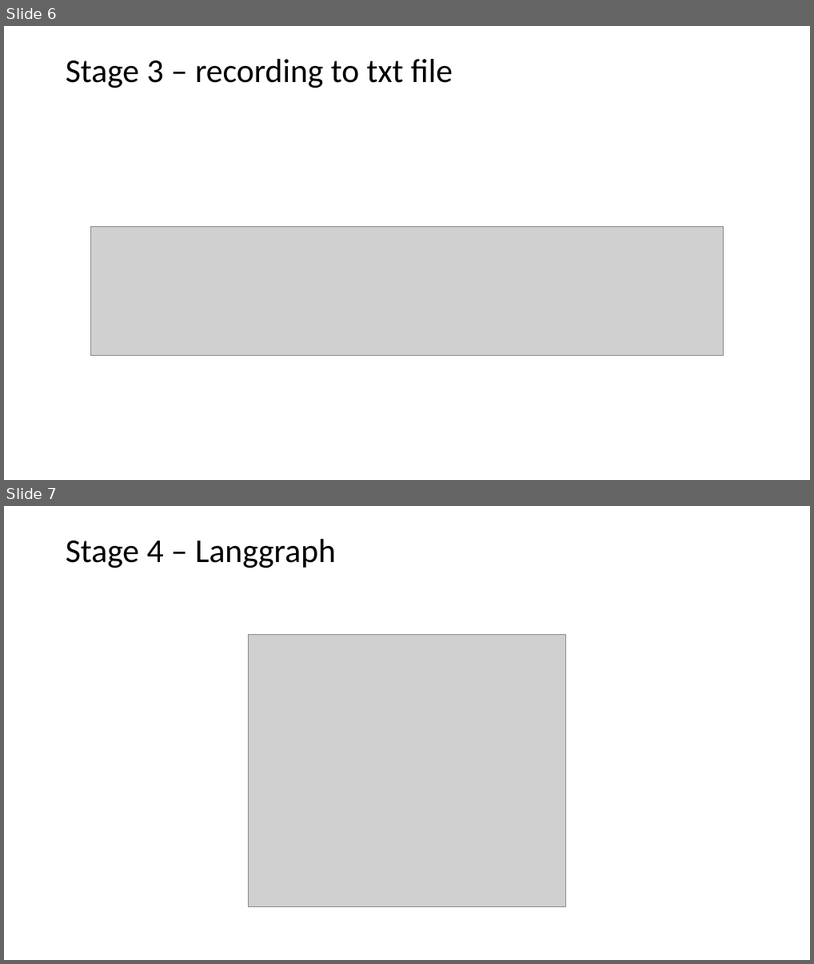
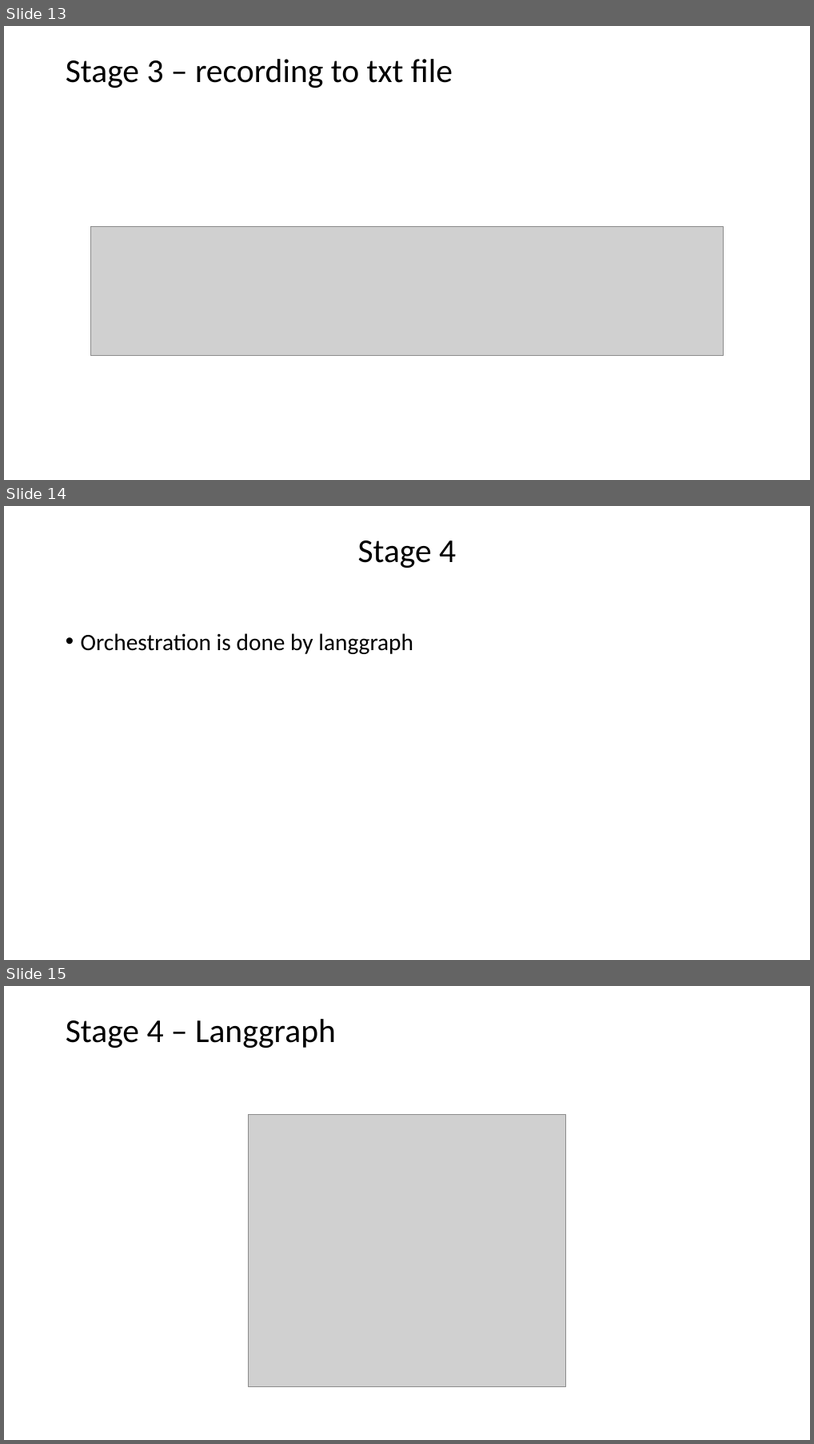
Before and after one commit to devtpc/parking-chatbot, a slide deck: artifacts/DeckChatbot.pptx. Shown one above the other, each under a label of ours: slides 6 and 7 before the commit, slides 13, 14 and 15 after it. The pictures are 814x964 and 814x1444 pixels, drawn with LibreOffice and Linux fonts; fonts in the diff are those of the drawing; grey boxes stand for pictures. Boxes give left, top, right and bottom in pixels: in the first picture for what was removed or moved away, otherwise in the second. Text is boxed around its words. In the diff, an @@ line names an element or a change of style, - is before the commit and + after.

```diff
--- a/artifacts/DeckChatbot.pptx
+++ b/artifacts/DeckChatbot.pptx
@@ slide 14 added at (4, 506, 810, 960), background #FFFFFF @@
@@ title added at (358, 540, 456, 568), 39.6 pt, text #000000 @@
+Stage 4
@@ text added at (81, 633, 414, 654), 28 pt, text #000000 @@
+• Orchestration is done by langgraph
@@ what was slide 6 is now slide 13 @@
@@ what was slide 7 is now slide 15 @@
```
Also in this commit, not shown: 3 slides changed, 7 other slides added, 4 other files.
